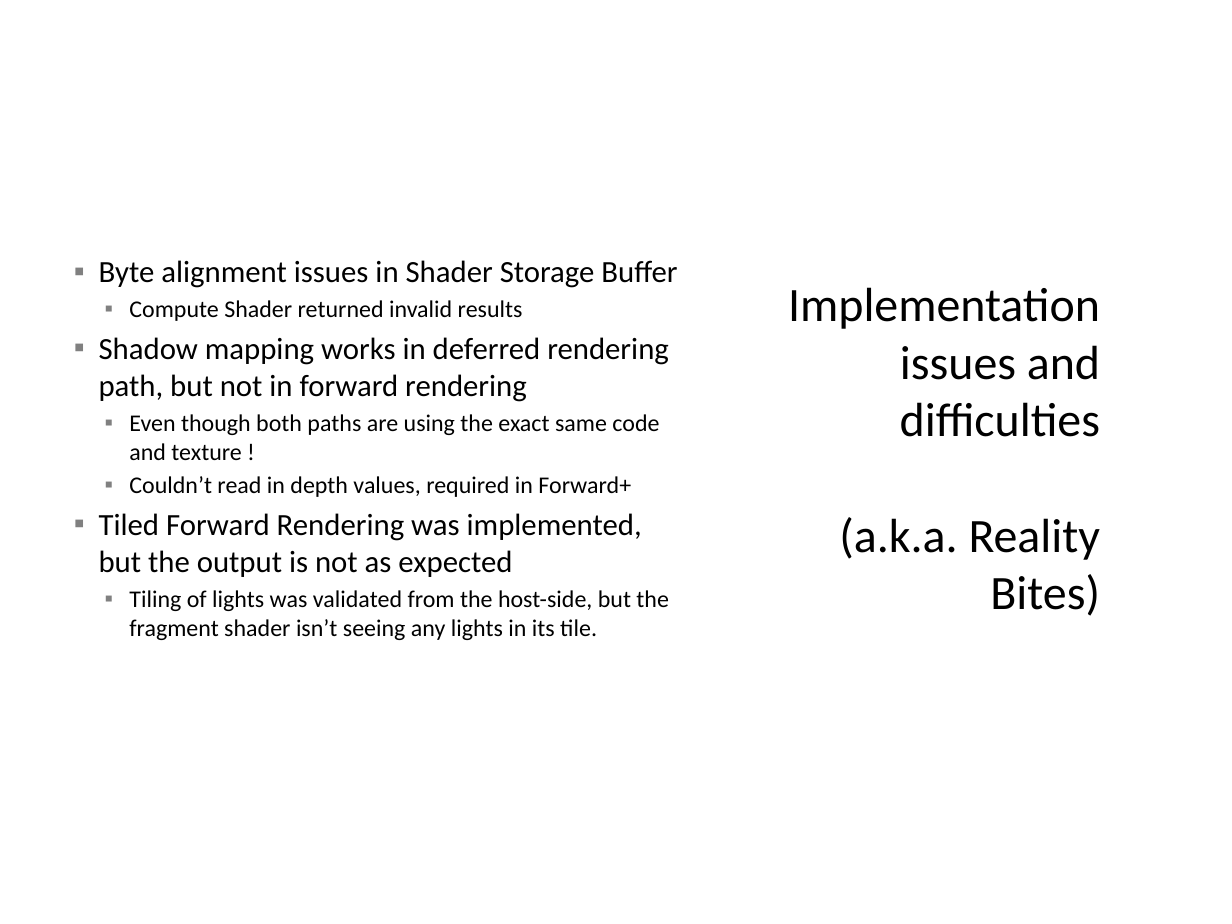
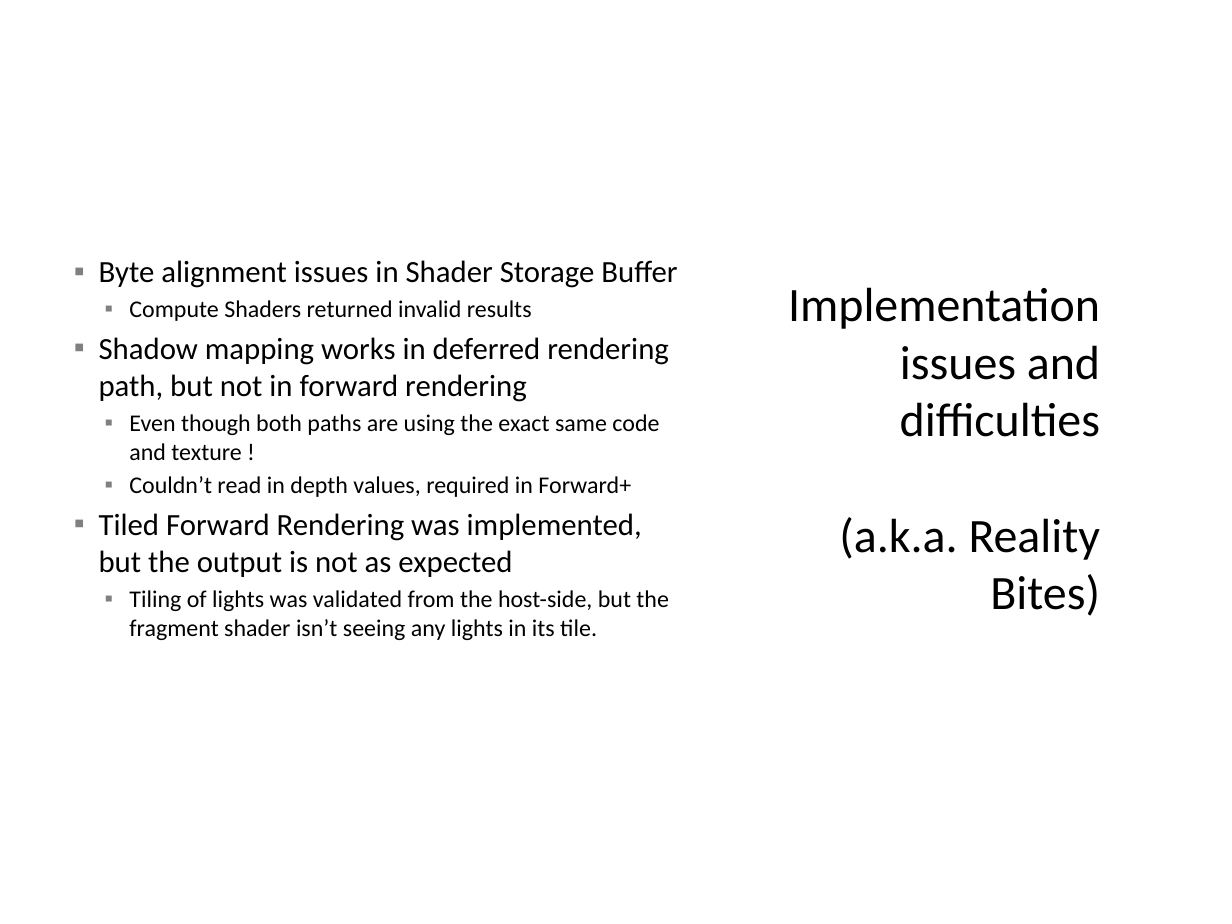
Before and after one commit to rohith10/ForwardPlus-InstantRadiosity, a slide deck: slide 9 of 565-Final-Presentation.pptx. Drawn at 1232x924 pixels with LibreOffice and Linux fonts; fonts in the diff are those of the drawing; background and template pictures are left out. Boxes give left, top, right and bottom in pixels: in the first picture for what was removed or moved away, otherwise in the second. Text is boxed around its words. In the diff, an @@ line names an element or a change of style, - is before the commit and + after.

Commit message:
Updated presentation.

```diff
--- a/565-Final-Presentation.pptx
+++ b/565-Final-Presentation.pptx
@@ text at bbox=[129, 300, 532, 321]: text changed @@
-  ▪ Compute Shader returned invalid results
+  ▪ Compute Shaders returned invalid results
```
Also in this commit, not shown: 1 other slide changed.
